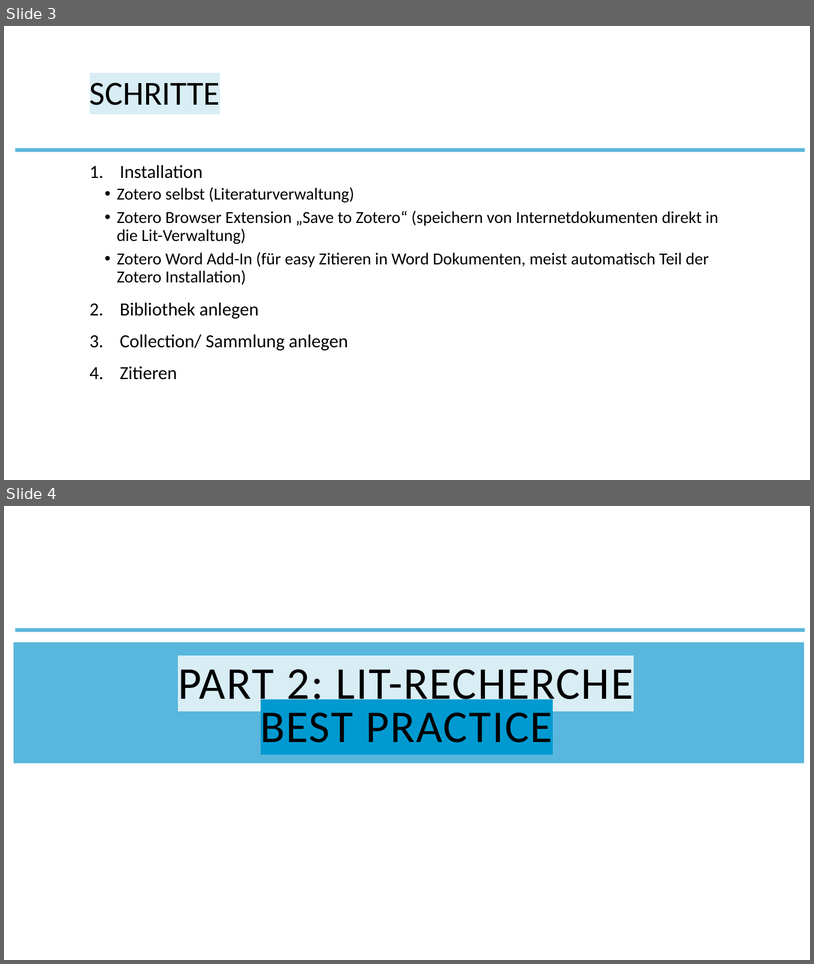
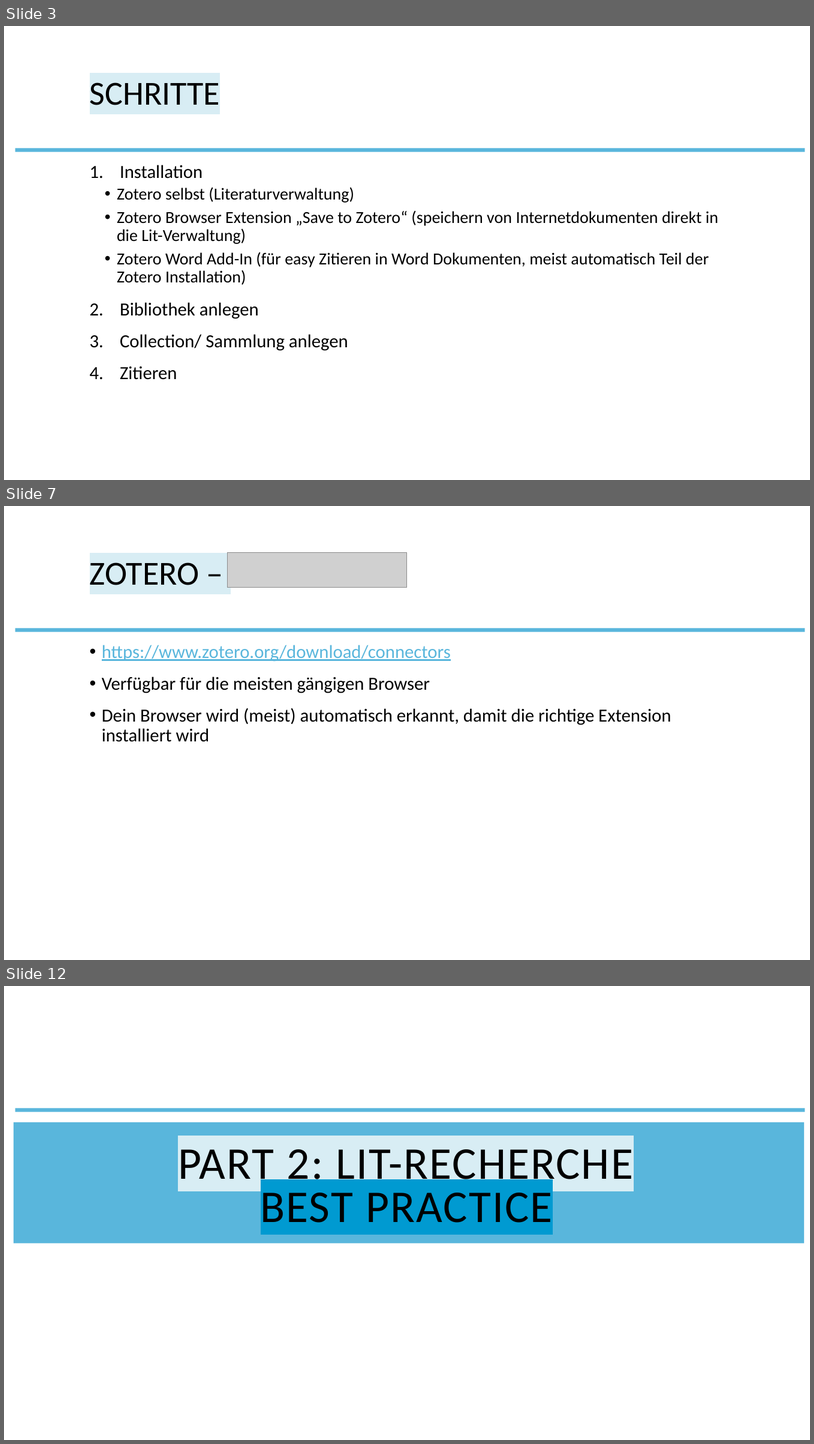
Before and after one commit to the-tave/stats-picker, a slide deck: How_to_Zotero.pptx. Shown one above the other, each under a label of ours: slides 3 and 4 before the commit, slides 3, 7 and 12 after it; the slides between them are not shown. The pictures are 814x964 and 814x1444 pixels, drawn with LibreOffice and Linux fonts; fonts in the diff are those of the drawing; grey boxes stand for pictures; background and template pictures are left out. Boxes give left, top, right and bottom in pixels: in the first picture for what was removed or moved away, otherwise in the second. Text is boxed around its words. In the diff, an @@ line names an element or a change of style, - is before the commit and + after.

```diff
--- a/How_to_Zotero.pptx
+++ b/How_to_Zotero.pptx
@@ slide 7 added at [4,506,810,960], background #FFFFFF; not listed: 1 template element that a slide beside it also shows @@
@@ picture added at [228,553,408,588] @@
@@ title added at [90,562,200,585], 40 pt, text #000000 @@
+ZOTERO –
@@ text added at [102,645,671,742], 22 pt, text #000000 @@
+• https://www.zotero.org/download/connectors
+• Verfügbar für die meisten gängigen Browser
+• Dein Browser wird (meist) automatisch erkannt, damit die richtige Extension installiert wird
@@ what was slide 4 is now slide 12 @@
```
Also in this commit, not shown: 11 other slides added, 1 slide removed, 15 other files.
